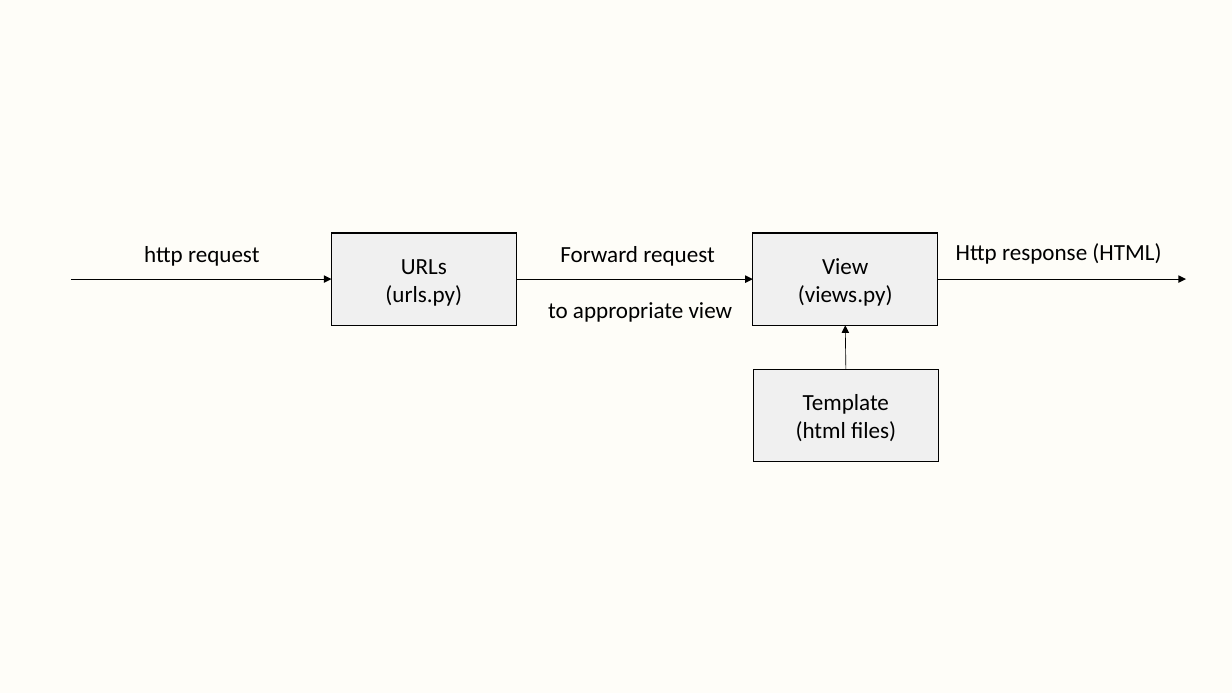
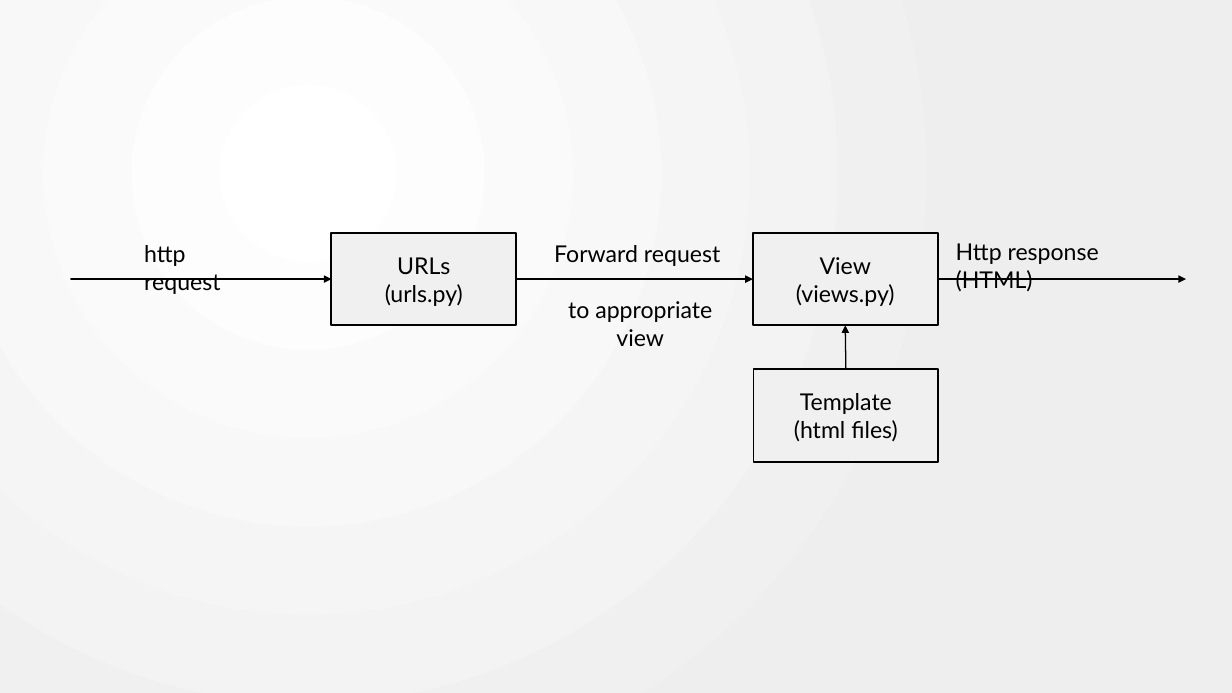
Before and after one commit to dharaneya/gym_web_app, a slide deck: slide 17 of practical_notes.pptx (slide 5 before the commit). Drawn at 1232x693 pixels with LibreOffice and Linux fonts; fonts in the diff are those of the drawing. Boxes give left, top, right and bottom in pixels: in the first picture for what was removed or moved away, otherwise in the second. Text is boxed around its words. In the diff, an @@ line names an element or a change of style, - is before the commit and + after.

Commit message:
template built in tags and filters

```diff
--- a/practical_notes.pptx
+++ b/practical_notes.pptx
@@ background #FEFDF8 to gradient #FFFFFF to #EEEEEE @@
@@ font Calibri to Lato in 3 elements at [144, 245, 220, 294], [554, 245, 720, 346], [956, 243, 1099, 291] @@
@@ arrow (71, 279) - (332, 279): stroke #000000 0.5 pt to #000000 1 pt @@
@@ arrow (938, 279) - (1187, 279): stroke #000000 0.5 pt to #000000 1 pt @@
@@ arrow (847, 370) - (846, 325): stroke #000000 0.5 pt to #000000 1 pt @@
@@ font Calibri to Lato; outline #000000 1 pt to #000000 1.5 pt in 3 elements at [332, 233, 517, 325], [753, 233, 938, 325], [754, 370, 939, 462] @@
```
Also in this commit, not shown: 13 other slides changed, 9 slides added, 1 other file.
